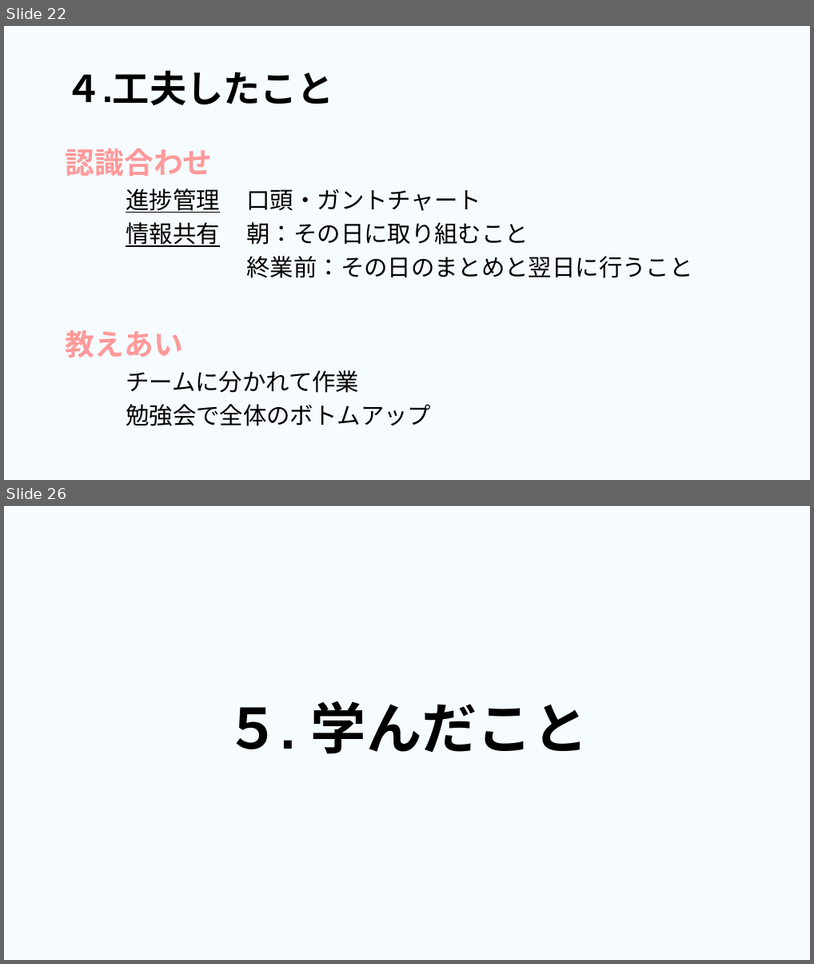
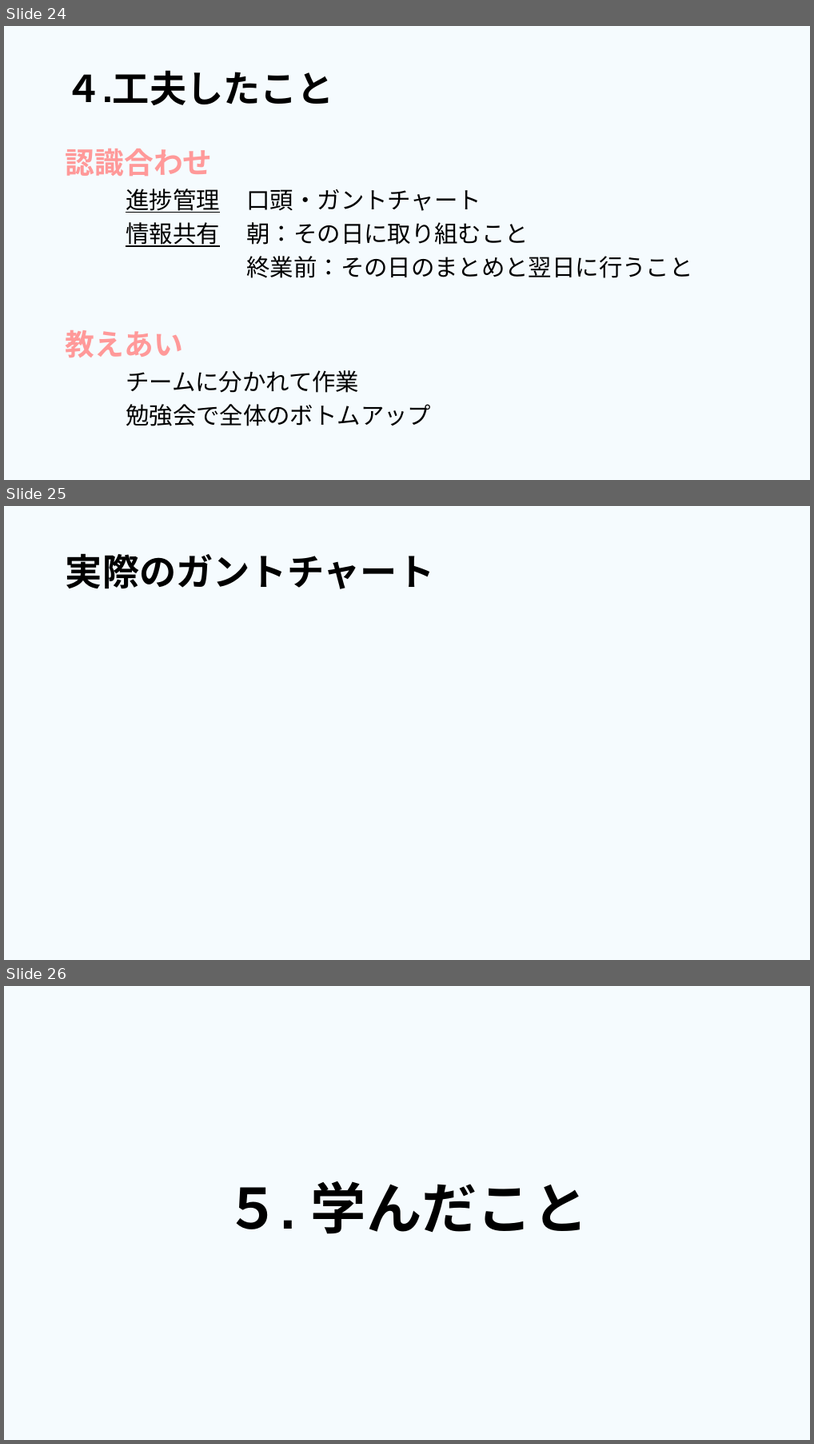
Before and after one commit to dojo2023/E-4, a slide deck: 共有用フォルダー/成果発表.pptx. Shown one above the other, each under a label of ours: slides 22 and 26 before the commit, slides 24, 25 and 26 after it; the slides between them are not shown. The pictures are 814x964 and 814x1444 pixels, drawn with LibreOffice and Linux fonts; fonts in the diff are those of the drawing. Boxes give left, top, right and bottom in pixels: in the first picture for what was removed or moved away, otherwise in the second. Text is boxed around its words. In the diff, an @@ line names an element or a change of style, - is before the commit and + after.

```diff
--- a/共有用フォルダー/成果発表.pptx
+++ b/共有用フォルダー/成果発表.pptx
@@ slide 25 added at [4,506,810,960], background #00B0F0 at 4% opacity @@
@@ title added at [66,553,435,589], 44 pt, text #000000, bold @@
+実際のガントチャート
@@ what was slide 22 is now slide 24 @@
```
Also in this commit, not shown: 3 slides changed, 1 other slide added, 2 slides removed, 1 other file.
